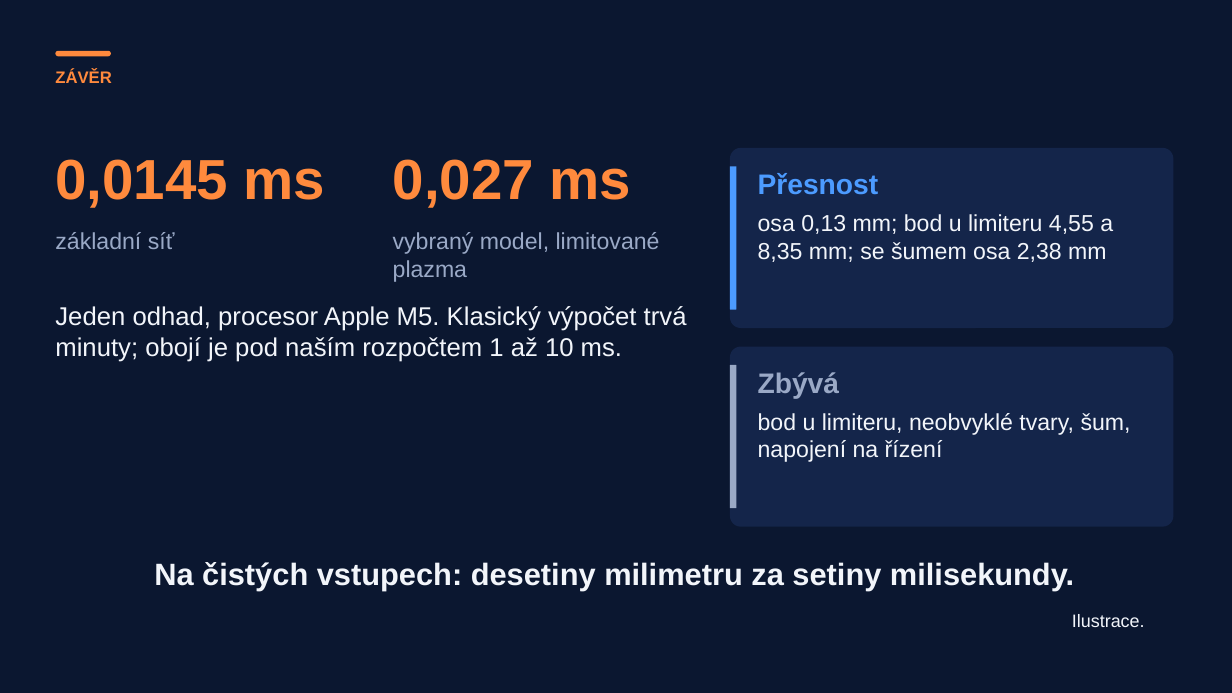
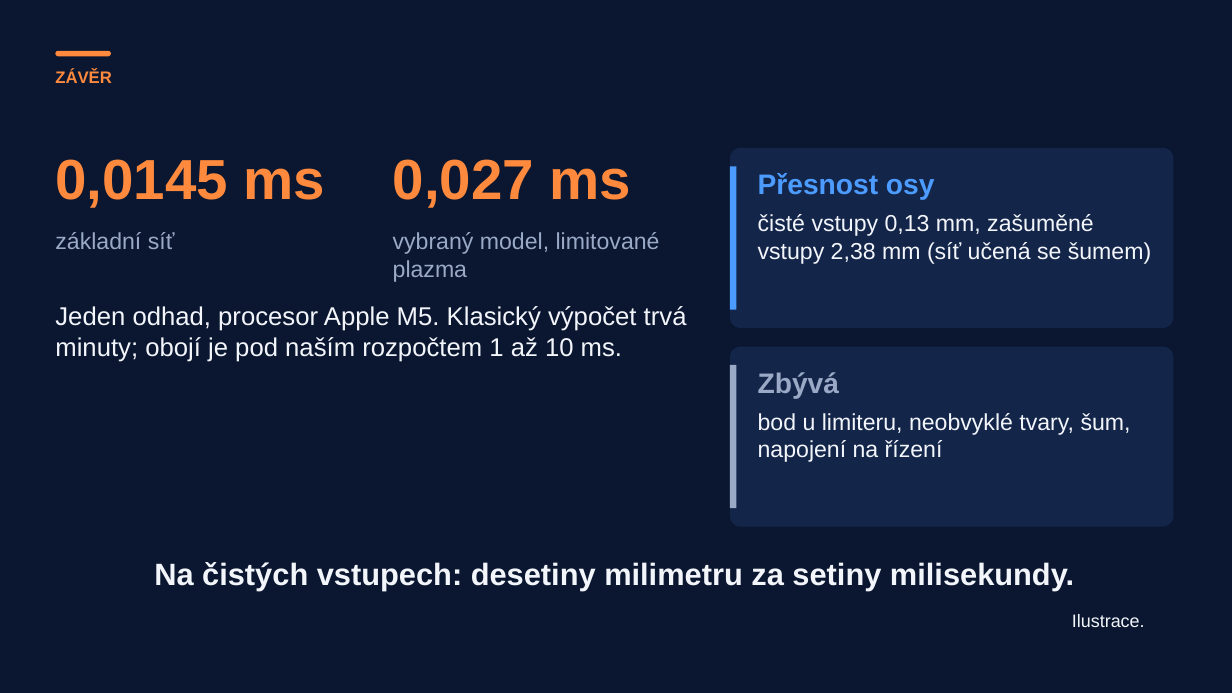
Before and after one commit to mschiller890/hackathon, a slide deck: slide 14 of presentation/deck/slides.pptx. Drawn at 1232x693 pixels with LibreOffice and Linux fonts; fonts in the diff are those of the drawing; background and template pictures are left out. Boxes give left, top, right and bottom in pixels: in the first picture for what was removed or moved away, otherwise in the second. Text is boxed around its words. In the diff, an @@ line names an element or a change of style, - is before the commit and + after.

```diff
--- a/presentation/deck/slides.pptx
+++ b/presentation/deck/slides.pptx
@@ text at <box>758,173,1151,264</box>: text changed @@
-Přesnost
-osa 0,13 mm; bod u limiteru 4,55 a 8,35 mm; se šumem osa 2,38 mm
+Přesnost osy
+čisté vstupy 0,13 mm, zašuměné vstupy 2,38 mm (síť učená se šumem)
```
Also in this commit, not shown: 3 other slides changed, 1 other file.
